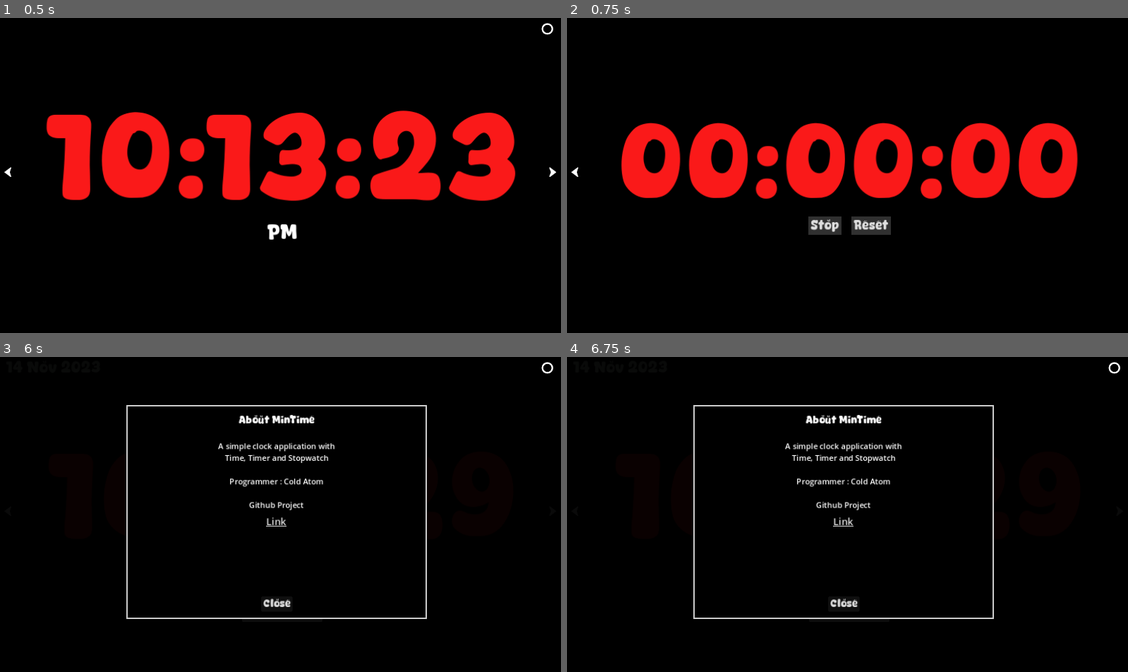
Above: before the commit, frames 1-4 (two rows, left to right).
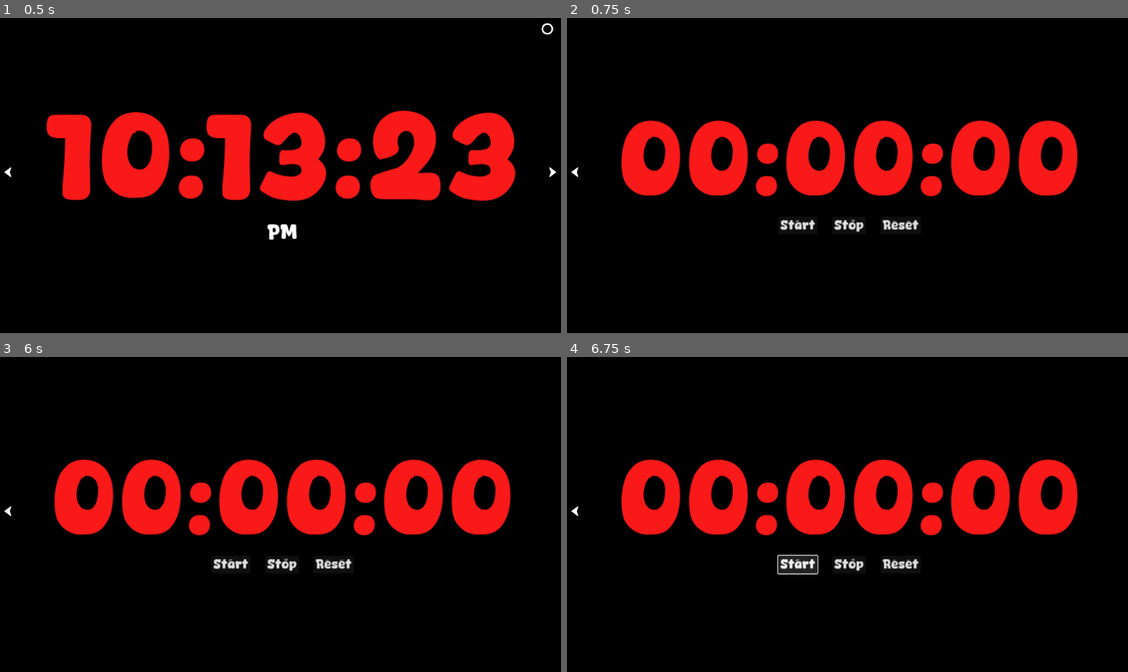
Above: after the commit, the same moments.

Repository: cold-atom/MinTime
Game: Godot game, scene res://main.tscn
The game is run twice, just before and just after one commit, with the same random seed, the same clock (stepped at 60 frames per second) and the same inputs.
Inputs (mouse positions are in pixels of both pictures, inside the frame that each line leads up to):
- Up to frame 1 (0.5 s): no input
- Up to frame 2 (0.75 s): click (1122, 175) at 0.5 s
- Up to frame 3 (6 s): click (11, 514) at 1.25 s; click (11, 514) at 2 s; click (555, 514) at 2.75 s; click (549, 366) at 3.5 s; click "Display Date" at 4.25 s; click "About MinTime" at 5 s; hold Right (Right, bound only after the commit) from 5.78 s (still down)
- Up to frame 4 (6.75 s): release Right (Right, bound only after the commit) at 6.5 s; click (797, 564) at 6.5 s, where only the run after the commit has a clickable "Start"

Frame 1 is identical in both runs. In frame 2, 3.6% of the frame differs, in the area x 9-92%, y 32-69%; in frame 3, 14%; in frame 4, 14%, in the area x 0-99%, y 1-84%.

Commit message:
stopwatch button changes and scene button

Diff:
--- a/Control.gd
+++ b/Control.gd
@@ -3,9 +3,15 @@
 @onready var right: TextureButton = $Right
 @onready var left: TextureButton = $Left
 
+func _input(event: InputEvent) -> void:
+	if event.is_action_pressed("Right"):
+		get_tree().change_scene_to_file("res://stop_watch.tscn")
+
+	if event.is_action_pressed("Left"):
+		get_tree().change_scene_to_file("res://m_timer.tscn")
+
 func _on_right_pressed() -> void:
 	get_tree().change_scene_to_file("res://stop_watch.tscn")
 
-
 func _on_left_pressed() -> void:
 	get_tree().change_scene_to_file("res://m_timer.tscn")
--- a/m_timer.gd
+++ b/m_timer.gd
@@ -34,7 +34,6 @@
 			timer_state = false
 
 func _on_start_pressed():
-	# Calculating the total seconds from the spin boxes
 	seconds = sbox_hours.value * 3600 + sbox_minutes.value * 60 + sbox_seconds.value
 	timer_state = true
 	accumulated_time = 0.0
--- a/main.gd
+++ b/main.gd
@@ -16,13 +16,11 @@
 @onready var toggle_sound: AudioStreamPlayer = $ToggleSound
 
 
-# Called when the node enters the scene tree for the first time.
+
 func _ready():
 	set_process(true)
 	date()
 
-
-# Called every frame. 'delta' is the elapsed time since the previous frame.
 func _process(_delta):
 	#var current_time = Time.get_time_string_from_system()
 	time_calc()
@@ -35,7 +33,6 @@
 	toggle_menu()
 	click_sound.play()
 
-# toggles the menu based on the flag
 func toggle_menu():
 	opened = !opened
 	if opened:
@@ -109,7 +106,6 @@
 func _on_date_update() -> void:
 	date()
 
-# Date label toggling code
 func _on_display_date_pressed():
 	display_date_label()
 	toggle_sound.play()
@@ -121,7 +117,6 @@
 	else:
 		date_label.visible = false
 # ------------------------------------
-
 
 func _on_about_min_time_pressed():
 	about.show()
--- a/mtimer_main.gd
+++ b/mtimer_main.gd
@@ -2,5 +2,10 @@
 
 @onready var left: TextureButton = $Left
 
+func _input(event: InputEvent) -> void:
+	if event.is_action_pressed("Right"):
+		get_tree().change_scene_to_file("res://main.tscn")
+
+
 func _on_left_pressed() -> void:
 	get_tree().change_scene_to_file("res://main.tscn")
--- a/project.godot
+++ b/project.godot
@@ -39,6 +39,16 @@
 "events": [Object(InputEventKey,"resource_local_to_scene":false,"resource_name":"","device":-1,"window_id":0,"alt_press …(191 unchanged characters)…
 ]
 }
+Left={
+"deadzone": 0.5,
+"events": [Object(InputEventKey,"resource_local_to_scene":false,"resource_name":"","device":-1,"window_id":0,"alt_pressed":false,"shift_pressed":false,"ctrl_pressed":false,"meta_pressed":false,"pressed":false,"keycode":0,"physical_keycode":4194319,"key_label":0,"unicode":0,"location":0,"echo":false,"script":null)
+]
+}
+Right={
+"deadzone": 0.5,
+"events": [Object(InputEventKey,"resource_local_to_scene":false,"resource_name":"","device":-1,"window_id":0,"alt_pressed":false,"shift_pressed":false,"ctrl_pressed":false,"meta_pressed":false,"pressed":false,"keycode":0,"physical_keycode":4194321,"key_label":0,"unicode":0,"location":0,"echo":false,"script":null)
+]
+}
 
 [rendering]
 
--- a/stop_watch.gd
+++ b/stop_watch.gd
@@ -2,11 +2,10 @@
 
 @onready var timah: Label = $VBoxContainer/Timah
 
-
 var time = 0
 var timer_on = false
 
-# Called every frame. 'delta' is the elapsed time since the previous frame.
+
 func _process(delta):
 	if timer_on:
 		time += delta
--- a/stop_watch.tscn
+++ b/stop_watch.tscn
@@ -2,7 +2,7 @@
 
 [ext_resource type="Script" path="res://stop_watch.gd" id="1_7ns1x"]
 [ext_resource type="FontFile" uid="uid://t3pwjxstanen" path="res://font/DarlingCoffee-V4qex.ttf" id="1_wdgkj"]
-[ext_resource type="Theme" uid="uid://h8j887lxtt2k" path="res://theme/button_primary.tres" id="3_3gmnw"]
+[ext_resource type="Theme" uid="uid://c0pfpegeias6q" path="res://theme/stop_watch_buton_theme.tres" id="3_4u2wn"]
 [ext_resource type="Script" path="res://stopwatch_main.gd" id="3_6jf1v"]
 [ext_resource type="Texture2D" uid="uid://dvhjtaguwta12" path="res://graphics/navigation_e.png" id="4_8lggi"]
 
@@ -54,15 +54,19 @@
 theme = SubResource("Theme_vu07d")
 alignment = 1
 
+[node name="Start" type="Button" parent="VBoxContainer/HBoxContainer"]
+layout_mode = 2
+theme = ExtResource("3_4u2wn")
+text = "Start"
+
 [node name="Stop" type="Button" parent="VBoxContainer/HBoxContainer"]
 layout_mode = 2
-theme = ExtResource("3_3gmnw")
+theme = ExtResource("3_4u2wn")
 text = "Stop"
 
 [node name="Reset" type="Button" parent="VBoxContainer/HBoxContainer"]
 layout_mode = 2
-size_flags_vertical = 4
-theme = ExtResource("3_3gmnw")
+theme = ExtResource("3_4u2wn")
 text = "Reset"
 
 [node name="Control" type="Control" parent="."]
@@ -85,6 +89,7 @@
 texture_normal = ExtResource("4_8lggi")
 flip_h = true
 
+[connection signal="pressed" from="VBoxContainer/HBoxContainer/Start" to="." method="_on_start_pressed"]
 [connection signal="pressed" from="VBoxContainer/HBoxContainer/Stop" to="." method="_on_stop_pressed"]
 [connection signal="pressed" from="VBoxContainer/HBoxContainer/Reset" to="." method="_on_reset_pressed"]
 [connection signal="pressed" from="Control/Left" to="Control" method="_on_left_pressed"]
--- a/stopwatch_main.gd
+++ b/stopwatch_main.gd
@@ -2,5 +2,9 @@
 
 @onready var left: TextureButton = $Left
 
+func _input(event: InputEvent) -> void:
+	if event.is_action_pressed("Left"):
+		get_tree().change_scene_to_file("res://main.tscn")
+
 func _on_left_pressed() -> void:
 	get_tree().change_scene_to_file("res://main.tscn")
--- a/theme/button_primary.tres
+++ /dev/null
@@ -1,19 +0,0 @@
-[gd_resource type="Theme" load_steps=3 format=3 uid="uid://h8j887lxtt2k"]
-
-[ext_resource type="FontFile" uid="uid://t3pwjxstanen" path="res://font/DarlingCoffee-V4qex.ttf" id="1_ch5dj"]
-
-[sub_resource type="StyleBoxFlat" id="StyleBoxFlat_qjwyc"]
-bg_color = Color(0.187176, 0.187176, 0.187176, 1)
-expand_margin_left = 5.0
-expand_margin_top = 5.0
-expand_margin_right = 5.0
-expand_margin_bottom = 5.0
-
-[resource]
-Button/font_sizes/font_size = 24
-Button/fonts/font = ExtResource("1_ch5dj")
-Button/styles/disabled = null
-Button/styles/focus = null
-Button/styles/hover = null
-Button/styles/normal = SubResource("StyleBoxFlat_qjwyc")
-Button/styles/pressed = null
--- /dev/null
+++ b/theme/stop_watch_buton_theme.tres
@@ -0,0 +1,7 @@
+[gd_resource type="Theme" load_steps=2 format=3 uid="uid://c0pfpegeias6q"]
+
+[ext_resource type="FontFile" uid="uid://t3pwjxstanen" path="res://font/DarlingCoffee-V4qex.ttf" id="1_noaex"]
+
+[resource]
+Button/font_sizes/font_size = 25
+Button/fonts/font = ExtResource("1_noaex")
